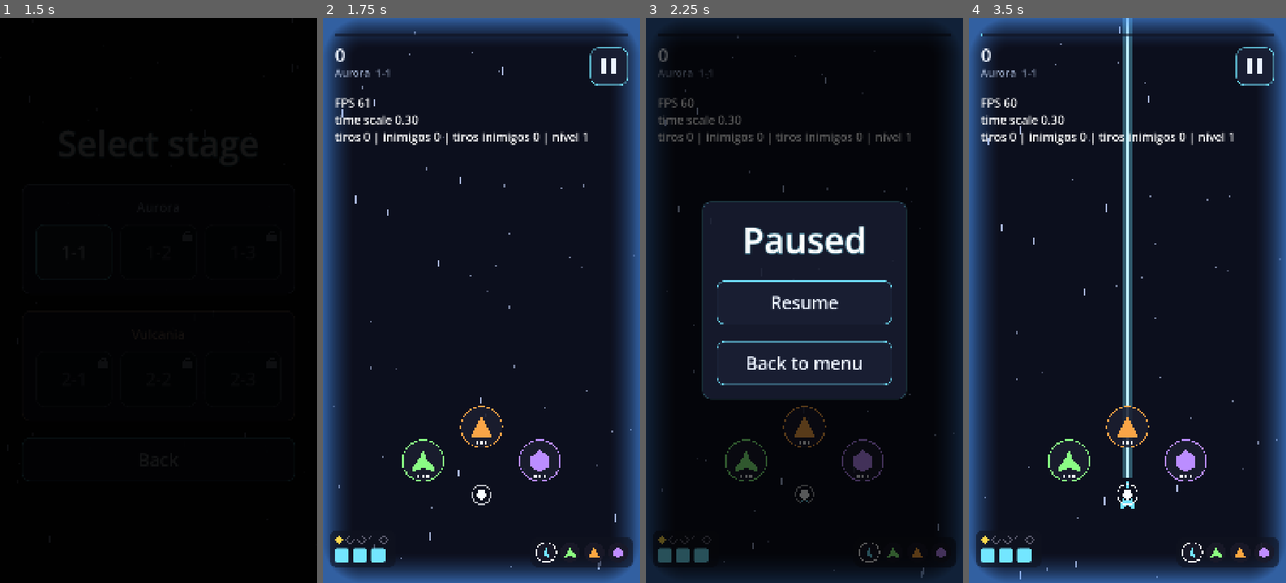
Above: before the commit, frames 1-4 (left to right).
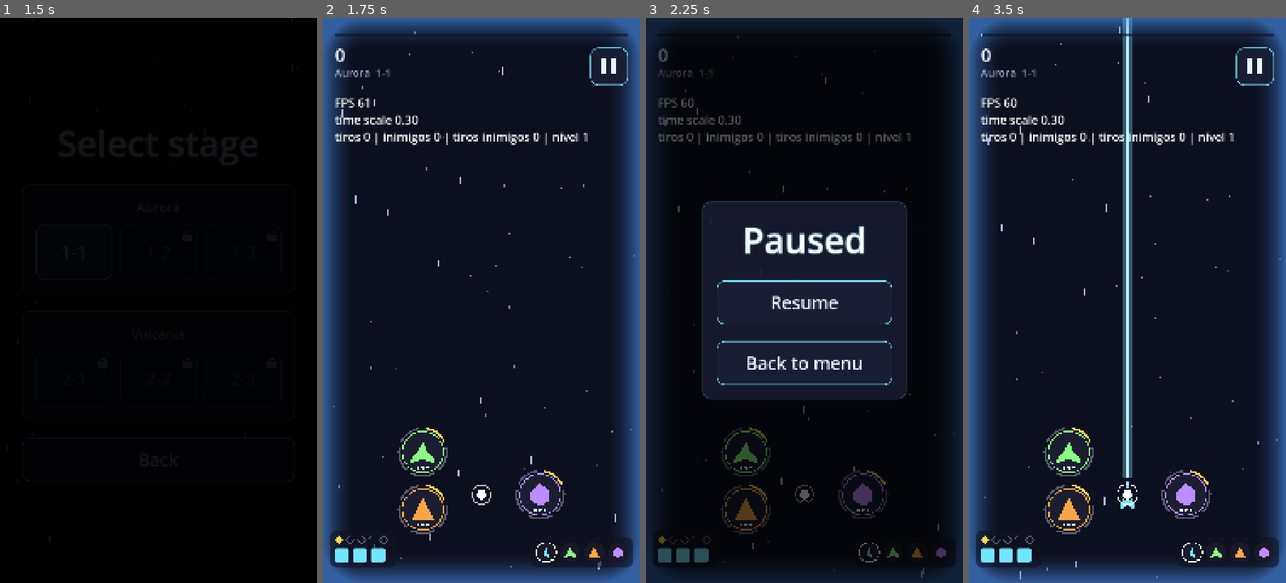
Above: after the commit, the same moments.

Repository: GDPonsoni/Nucleon-Squad-3D
Game: Godot game, scene res://scenes/menu.tscn
Two runs of this game, one before a commit and one after it. Both use one fixed random seed, a clock stepped at 60 frames per second and the inputs below.
Inputs (mouse positions are in pixels of both pictures, inside the frame that each line leads up to):
- Up to frame 1 (1.5 s): click "Play" at 0.5 s; click (72, 249) at 1.25 s
- Up to frame 2 (1.75 s): no input
- Up to frame 3 (2.25 s): click (931, 68) at 2 s
- Up to frame 4 (3.5 s): click "Resume" at 2.75 s

Frame 1 is identical in both runs. In frame 2, 1.7% of the frame differs, in the area x 23-77%, y 68-92%; in frame 3, 1.7%; in frame 4, 1.9%.

Commit message:
feat(player): organiza os ícones de troca em colunas ao lado da nave
Os ícones saem do arco acima da nave (cruzado pelos raios) e vão para
duas colunas laterais; perto de uma borda, vão para o lado livre. Não
entram nas áreas do HUD, têm fundo opaco e um anel dourado mostra o
nível da arma de cada corpo.

Co-Authored-By: Claude Opus 5.5 <noreply@anthropic.com>

Diff:
--- a/scripts/core/params.gd
+++ b/scripts/core/params.gd
@@ -107,11 +107,16 @@
 # --- Troca de corpo (ícones na câmera lenta) ---
 var switch_invulnerability_seconds: float = 2.0
 var switch_icon_radius: float = 70.0
-var switch_icon_distance: float = 230.0  # do centro da nave
-var switch_icon_arc_degrees: float = 120.0
+var switch_icon_distance: float = 200.0  # distância lateral da nave até a 1ª coluna
+var switch_icon_spacing: float = 195.0  # entre ícones da mesma coluna e entre colunas
+var switch_icons_top_margin: float = 200.0  # ícones não entram na área do HUD do topo
+var switch_icons_bottom_margin: float = 180.0  # nem na da base
+var switch_level_ring_offset: float = 11.0  # anel de nível da arma, fora do ícone
+var switch_level_ring_width: float = 7.0
+var switch_level_ring_gap_degrees: float = 14.0
 var switch_icon_touch_scale: float = 1.25  # área de toque maior que o ícone
 var switch_icon_shape_scale: float = 1.1
-var switch_icon_bg_color: Color = Color(0.1, 0.1, 0.16, 0.85)
+var switch_icon_bg_color: Color = Color(0.1, 0.1, 0.16, 1.0)
 
 # --- Projéteis do jogador ---
 var player_bullet_pool_size: int = 128
--- a/scripts/player/body_switcher.gd
+++ b/scripts/player/body_switcher.gd
@@ -1,6 +1,6 @@
 class_name BodySwitcher
 extends Node2D
-## Ícones dos outros corpos vivos ao redor da nave durante a câmera lenta.
+## Ícones dos outros corpos vivos ao lado da nave durante a câmera lenta.
 ## Tocar num ícone escolhe o corpo; tocar fora só retoma o jogo.
 ## Com o corpo destruído (forced), é preciso escolher um ícone para continuar.
 
@@ -36,20 +36,36 @@
 		queue_redraw()
 
 
-## Distribui os ícones num arco acima da nave (abaixo, se ela estiver no topo).
+## Ícones em colunas ao lado da nave (fora do caminho dos tiros, que vão para cima).
+## Perto de uma borda, as colunas vão todas para o lado livre.
 func _layout() -> void:
 	var count: int = _indices.size()
 	var radius: float = Params.switch_icon_radius
-	var bounds: Rect2 = get_viewport_rect().grow(-radius)
-	var base_angle: float = -PI * 0.5
-	if _player.position.y - Params.switch_icon_distance < bounds.position.y:
-		base_angle = PI * 0.5
-	var step: float = 0.0 if count == 1 else deg_to_rad(Params.switch_icon_arc_degrees) / (count - 1)
-	var start: float = base_angle - step * (count - 1) * 0.5
+	# Fora das áreas do HUD (topo e base)
+	var bounds: Rect2 = get_viewport_rect().grow_individual(
+		-radius, -radius - Params.switch_icons_top_margin, -radius, -radius - Params.switch_icons_bottom_margin)
+	var side: float = Params.switch_icon_distance
+	var gap: float = Params.switch_icon_spacing
+	var columns: Array[float] = [-side, side]
+	if _player.position.x - side < bounds.position.x:
+		columns = [side, side + gap]
+	elif _player.position.x + side > bounds.end.x:
+		columns = [-side, -side - gap]
+
+	var per_column: int = ceili(float(count) / columns.size())
 	_positions.resize(count)
-	for k in count:
-		var pos: Vector2 = _player.position + Vector2.from_angle(start + step * k) * Params.switch_icon_distance
-		_positions[k] = pos.clamp(bounds.position, bounds.end)
+	for c in columns.size():
+		var first: int = c * per_column
+		var rows: int = mini(per_column, count - first)
+		if rows <= 0:
+			break
+		# Coluna centrada na altura da nave, deslocada inteira se sair da tela
+		var top: float = _player.position.y - (rows - 1) * gap * 0.5
+		var bottom: float = top + (rows - 1) * gap
+		var shift: float = maxf(bounds.position.y - top, 0.0) + minf(bounds.end.y - bottom, 0.0)
+		var x: float = clampf(_player.position.x + columns[c], bounds.position.x, bounds.end.x)
+		for row in rows:
+			_positions[first + row] = Vector2(x, top + shift + row * gap)
 
 
 func _on_touch_started(pos: Vector2) -> void:
@@ -70,6 +86,7 @@
 		var center: Vector2 = _positions[k]
 		draw_circle(center, radius, Params.switch_icon_bg_color)
 		draw_arc(center, radius, 0.0, TAU, 48, body.color, 4.0)
+		_draw_level_ring(center, radius + Params.switch_level_ring_offset, index, body)
 		var points := PackedVector2Array()
 		for point in body.shape:
 			points.append(center + point * radius * Params.switch_icon_shape_scale)
@@ -79,3 +96,16 @@
 		for h in hits:
 			var offset := Vector2((h - (hits - 1) * 0.5) * radius * 0.22, radius * 0.75)
 			draw_circle(center + offset, radius * 0.07, Color.WHITE)
+
+
+## Segmentos dourados em volta do ícone: quantos níveis a arma do corpo já tem.
+func _draw_level_ring(center: Vector2, ring_radius: float, index: int, body: BodyData) -> void:
+	var levels: int = body.weapon.max_level()
+	var level: int = _state.weapon_levels[index]
+	var gap: float = deg_to_rad(Params.switch_level_ring_gap_degrees)
+	var segment: float = TAU / levels
+	for i in levels:
+		# Começa no topo e segue no sentido horário
+		var start: float = -PI * 0.5 + i * segment + gap * 0.5
+		var color: Color = Params.powerup_color if i < level else Params.hud_dead_color
+		draw_arc(center, ring_radius, start, start + segment - gap, 12, color, Params.switch_level_ring_width)
